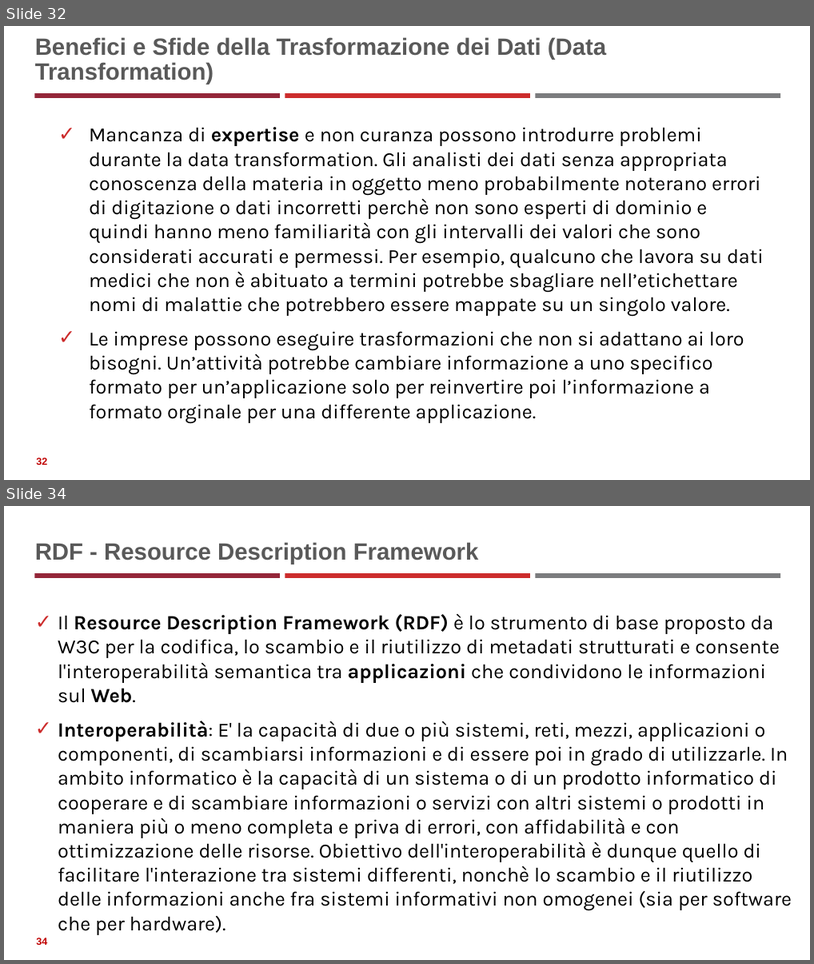
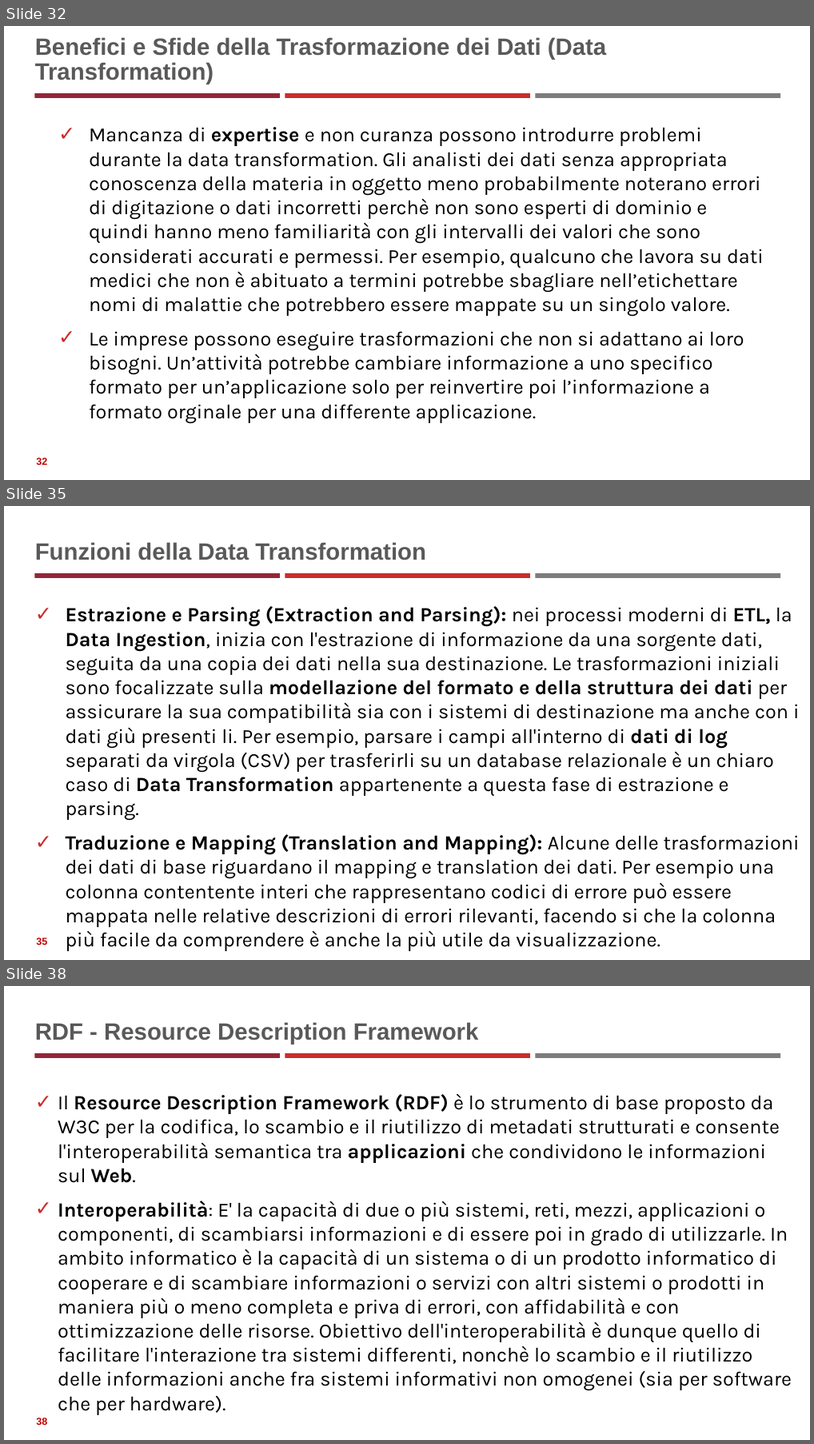
Before and after one commit to neural1977/data_science_interview_material, a slide deck: Data_Science_ita.pptx. Shown one above the other, each under a label of ours: slides 32 and 34 before the commit, slides 32, 35 and 38 after it; the slides between them are not shown. The pictures are 814x964 and 814x1444 pixels, drawn with LibreOffice and Linux fonts; fonts in the diff are those of the drawing. Boxes give left, top, right and bottom in pixels: in the first picture for what was removed or moved away, otherwise in the second. Text is boxed around its words. In the diff, an @@ line names an element or a change of style, - is before the commit and + after.

```diff
--- a/Data_Science_ita.pptx
+++ b/Data_Science_ita.pptx
@@ slide 35 added at [4, 506, 810, 960], background #FFFFFF; not listed: 3 template elements that a slide beside it also shows @@
@@ title added at [35, 542, 426, 560], 28 pt, text #595959, bold @@
+Funzioni della Data Transformation
@@ text added at [66, 606, 800, 951], 24 pt, text #000000 @@
+✓ Estrazione e Parsing (Extraction and Parsing): nei processi moderni di ETL, la Data Ingestion, inizia con l'estrazione di informazione da una sorgente dati, seguita da una copia dei dati nella sua destinazione. Le trasformazioni iniziali sono focalizzate sulla modellazione del formato e della struttura dei dati per assicurare la sua compatibilità sia con i sistemi di destinazione ma anche con i dati giù presenti li. Per esempio, parsare i campi all'interno di dati di log separati da virgola (CSV) per trasferirli su un database relazionale è un chiaro caso di Data Transformation appartenente a questa fase di estrazione e parsing.
+✓ Traduzione e Mapping (Translation and Mapping): Alcune delle trasformazioni dei dati di base riguardano il mapping e translation dei dati. Per esempio una colonna contentente interi che rappresentano codici di errore può essere mappata nelle relative descrizioni di errori rilevanti, facendo si che la colonna più facile da comprendere è anche la più utile da visualizzazione.
@@ page number added at [36, 937, 47, 944], 12 pt, text #C00000, bold @@
+35
@@ what was slide 34 is now slide 38 @@
@@ page number at [36, 1417, 47, 1424]: text changed @@
-34
+38
```
Also in this commit, not shown: 1 slide changed, 3 other slides added, 2 other files.
